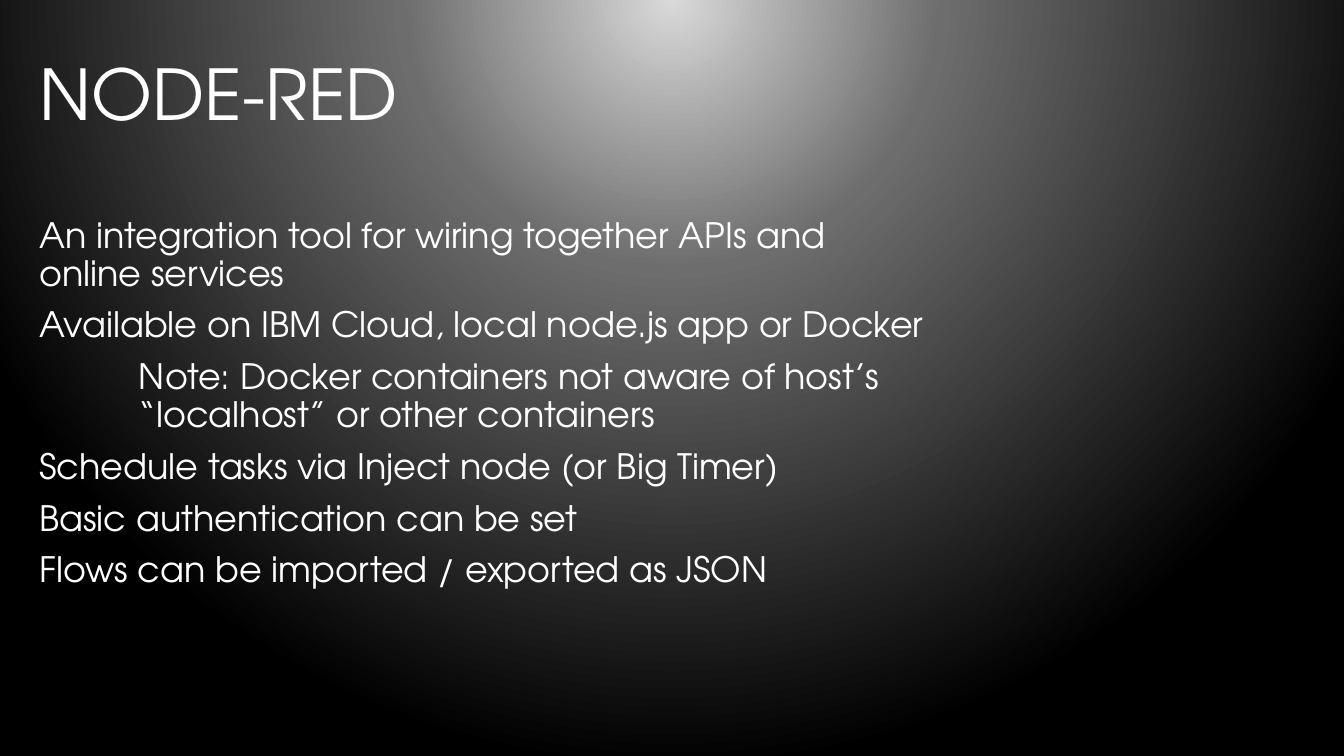
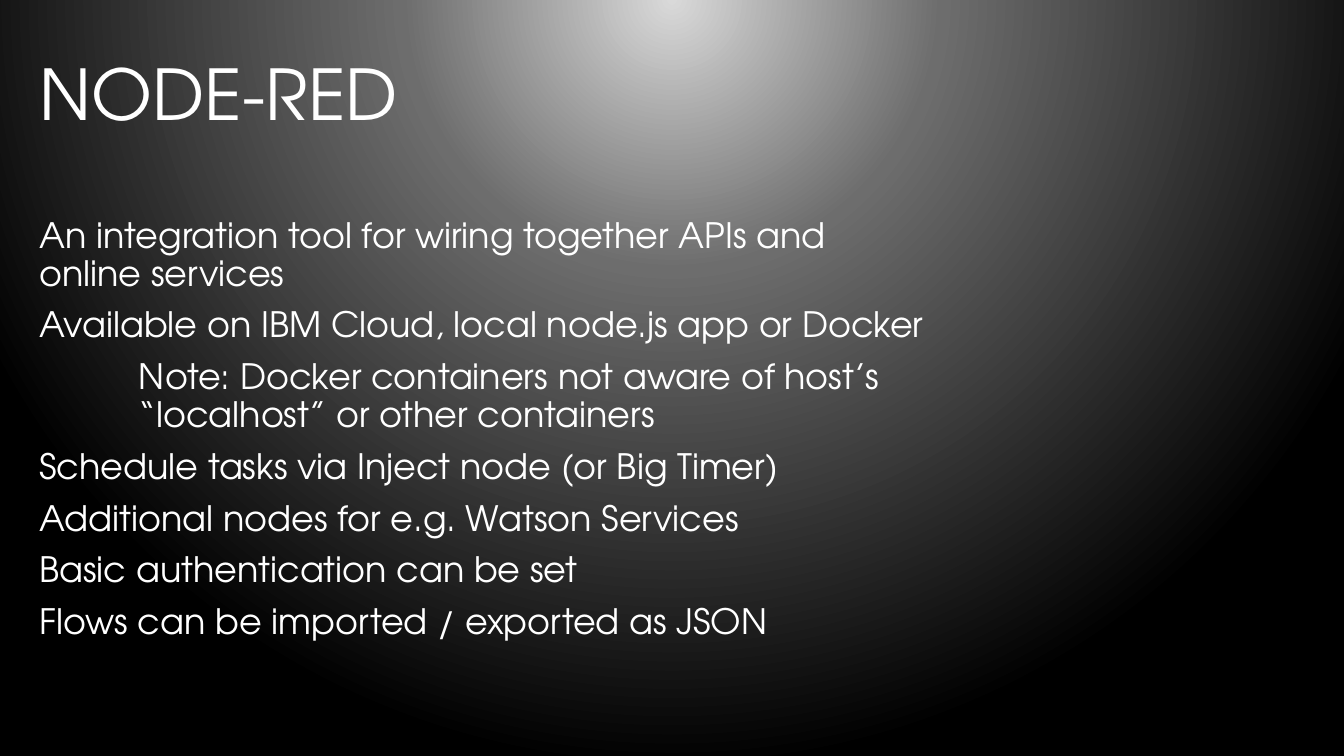
Before and after one commit to bleedingcode/domino-js-masterclass, a slide deck: slide 24 of presentation/8598 Domino and JS.pptx. Drawn at 1344x756 pixels with LibreOffice and Linux fonts; fonts in the diff are those of the drawing; background and template pictures are left out. Boxes give left, top, right and bottom in pixels: in the first picture for what was removed or moved away, otherwise in the second. Text is boxed around its words. In the diff, an @@ line names an element or a change of style, - is before the commit and + after.

```diff
--- a/presentation/8598 Domino and JS.pptx
+++ b/presentation/8598 Domino and JS.pptx
@@ text at bbox=[39, 504, 739, 539]: paragraph added @@
+Additional nodes for e.g. Watson Services
```
Also in this commit, not shown: 4 other slides changed.
